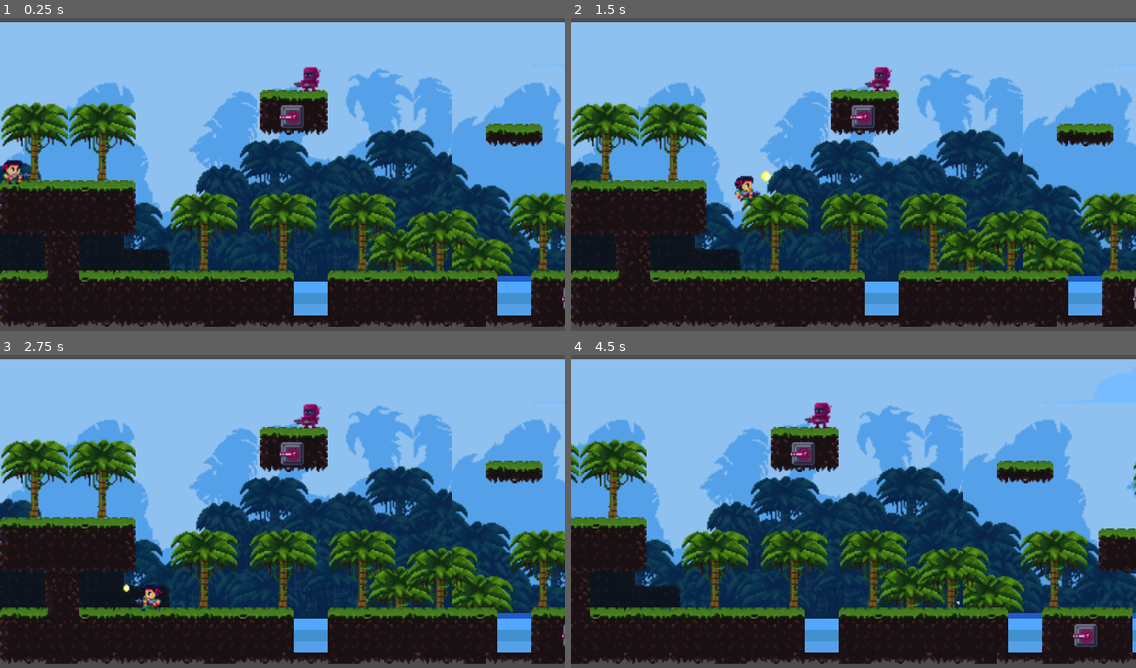
Above: before the commit, frames 1-4 (two rows, left to right).
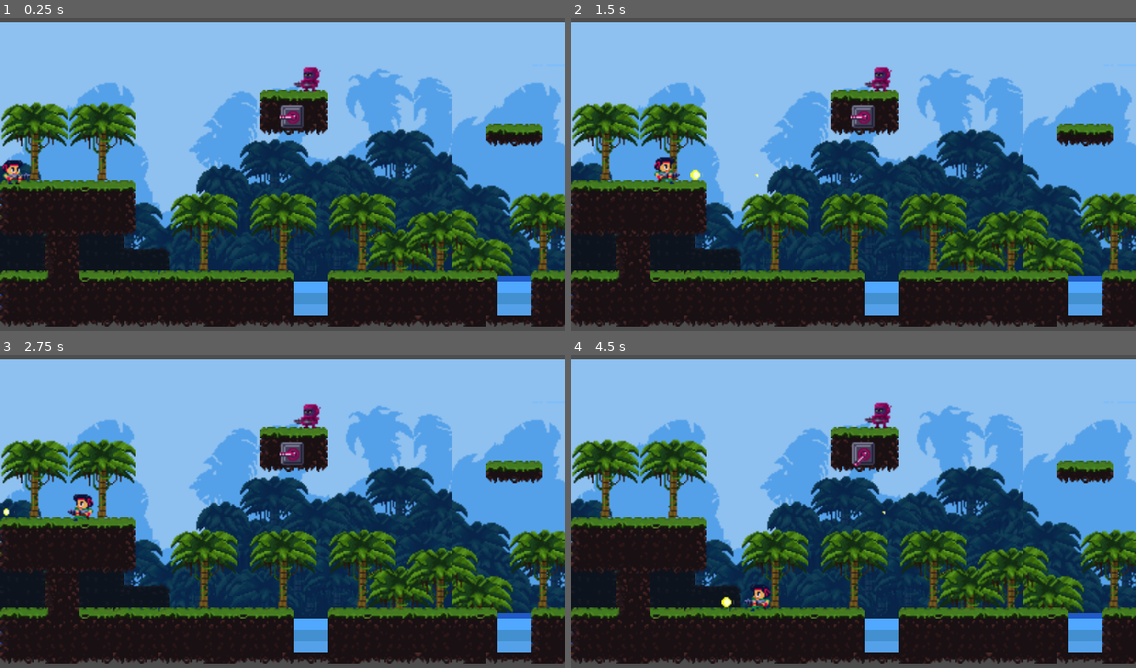
Above: after the commit, the same moments.

Repository: YugeCse/first-blood
Game: Godot game, scene res://scenes/tscns/main_scene.tscn
Two runs of this game, one before a commit and one after it. Both use one fixed random seed, a clock stepped at 60 frames per second and the inputs below.
Inputs:
- Up to frame 1 (0.25 s): no input
- Up to frame 2 (1.5 s): hold Right (ui_right) from 0.53 s (still down); tap K (ui_shoot) at 0.6, 1.35 s
- Up to frame 3 (2.75 s): release Right (ui_right) at 2.03 s; hold Left (ui_left) from 2.03 s (still down); tap K (ui_shoot) at 2.1 s
- Up to frame 4 (4.5 s): release Left (ui_left) at 2.78 s; hold Right (ui_right) 2.78-4.28 s; tap K (ui_shoot) at 2.85, 3.6, 4.35 s; hold Left (ui_left) from 4.28 s (still down)

The runs differ from the first frame. In frame 1, less than 0.1% of the frame differs, in the area x 99-100%, y 86-94%; in frame 2, 0.7%; in frame 3, 0.6%; in frame 4, 46%, in the area x 0-100%, y 15-99%.

Commit message:
#处理炮台检测玩家，然后旋转不同的方向

Diff:
--- a/scenes/tscns/main_scene.tscn
+++ b/scenes/tscns/main_scene.tscn
@@ -2329,30 +2329,6 @@
 [node name="Turret" parent="Camera2D/EnemyContainer" instance=ExtResource("14_x4yan")]
 position = Vector2(207, 67)
 
-[node name="Turret2" parent="Camera2D/EnemyContainer" instance=ExtResource("14_x4yan")]
-position = Vector2(407, 196)
-
-[node name="Turret3" parent="Camera2D/EnemyContainer" instance=ExtResource("14_x4yan")]
-position = Vector2(710, 130)
-
-[node name="Turret4" parent="Camera2D/EnemyContainer" instance=ExtResource("14_x4yan")]
-position = Vector2(956, 171)
-
-[node name="Turret5" parent="Camera2D/EnemyContainer" instance=ExtResource("14_x4yan")]
-position = Vector2(1245, 76)
-
-[node name="Turret6" parent="Camera2D/EnemyContainer" instance=ExtResource("14_x4yan")]
-position = Vector2(1302, 76)
-
-[node name="Turret7" parent="Camera2D/EnemyContainer" instance=ExtResource("14_x4yan")]
-position = Vector2(1498, 166)
-
-[node name="Turret8" parent="Camera2D/EnemyContainer" instance=ExtResource("14_x4yan")]
-position = Vector2(1788, 92)
-
-[node name="Turret9" parent="Camera2D/EnemyContainer" instance=ExtResource("14_x4yan")]
-position = Vector2(1886, 124)
-
 [node name="Enemy" parent="Camera2D/EnemyContainer" instance=ExtResource("15_rf4d2")]
 position = Vector2(219, 38)
 
--- a/sprites/scripts/player.gd
+++ b/sprites/scripts/player.gd
@@ -7,13 +7,16 @@
 
 ## 玩家移动速度
 @export
-var speed: float = 120.0
+var speed: float = 60.0
 
 ## 玩家是否在跳跃中
 var is_jumping: bool = false
 
 ## 玩家跳跃计数器
 var jump_counter: int = 0
+
+## 玩家射击角度
+var shoot_degress: float = 0.0
 
 ## 玩家关联的精灵节点
 @onready
@@ -50,7 +53,6 @@
 		sprite.play('idle') #播放跳的动画
 	# 处理用户输入
 	var is_moving = false #是否正在移动
-	var shoot_degress = 0.0 #射击角度
 	var move_dir = Vector2.ZERO #移动方向
 	if Input.is_action_pressed('ui_left'):
 		is_moving = true
@@ -83,7 +85,7 @@
 	# 如果需要调试碰撞，可以检查上一次滑动碰撞
 	var collider = get_last_slide_collision()
 	if collider: #发生了碰撞
-		print('玩家与其他实体发生了碰撞💥')
+		pass # print('玩家与其他实体发生了碰撞💥')
 	# 处理子弹发射的相关逻辑
 	if Input.is_action_just_pressed('ui_shoot'):
 		if not is_moving:
@@ -119,13 +121,13 @@
 	var direction = Vector2(cos(angle_radians),\
 		sin(angle_radians)).normalized()
 	print('玩家发射的方向数据是：', direction)
-	print('玩家输入的角度是：{}, {}', [degress, angle_radians])
+	print('玩家输入的角度是：', degress, ', ', angle_radians)
 	var bullet = bullet_resource.instantiate() as PlayerBullet
 	var offset = Vector2.ZERO
 	if degress == 0.0:
 		offset = Vector2(15.0, 5.0)
 	elif degress == 180.0:
-		offset = -Vector2(15.0, 5.0)
+		offset = Vector2(-15.0, 5.0)
 	bullet.direction = direction
 	bullet.global_position = global_position + offset
 	get_tree().current_scene.add_child_to_camera(bullet)
--- a/sprites/scripts/turret.gd
+++ b/sprites/scripts/turret.gd
@@ -1,5 +1,8 @@
 ## 炮台组件
 class_name Turret extends StaticBody2D
+
+## 被检测的玩家
+var spy_player: Player
 
 @onready
 var sprite = $Sprite2D
@@ -11,16 +14,53 @@
 	sprite.play('left') #方向朝向玩家来的方向
 
 func _physics_process(delta: float) -> void:
-	pass
+	if spy_player: #检测到玩家
+		var dir = spy_player.global_position\
+			.direction_to(global_position)
+		var degress = rad_to_deg(dir.angle())
+		if abs(dir.x) > abs(dir.y):
+			var x = dir.x
+			if x > 0:
+				if degress > 25:
+					sprite.play('left_up')
+				elif degress < -25:
+					sprite.play('left_down')
+				else: sprite.play('left')
+			else:
+				if degress < 110:
+					sprite.play('right_down')
+				elif degress < 160:
+					sprite.play('right_up')
+				else: sprite.play('right')
+		else:
+			var y = dir.y
+			if y > 0:
+				if degress > 25:
+					sprite.play('left_up')
+				elif degress < -25:
+					sprite.play('right_up')
+				else: sprite.play('up')
+			else:
+				print('位置： ', y, ', ', degress)
+				if degress < -110:
+					sprite.play('right_down')
+				elif degress > -70:
+					sprite.play('left_down')
+				else: sprite.play('down')
+		print(name, '-玩家在坦克的角度：', degress, ', ', dir)
 
 func _on_detector_area_2d_area_entered(area: Area2D) -> void:
 	var area_parent = area.get_parent()
 	if not area_parent: return
-	if area_parent is Player: #发现玩家
+	if area_parent is Player and\
+		not spy_player: #发现玩家
+		spy_player = area_parent
 		print('玩家进入监控范围！')
 
 func _on_detector_area_2d_area_exited(area: Area2D) -> void:
 	var area_parent = area.get_parent()
 	if not area_parent: return
-	if area_parent is Player: #发现玩家
+	if area_parent is Player and spy_player: #发现玩家
+		if area_parent == spy_player:
+			spy_player = null
 		print('玩家离开了监控范围！')
--- a/sprites/tscns/turret.tscn
+++ b/sprites/tscns/turret.tscn
@@ -27,6 +27,10 @@
 [sub_resource type="AtlasTexture" id="AtlasTexture_ey4vq"]
 atlas = ExtResource("2_bpepy")
 region = Rect2(0, 0, 18, 18)
+
+[sub_resource type="AtlasTexture" id="AtlasTexture_qyvr6"]
+atlas = ExtResource("2_bpepy")
+region = Rect2(126, 0, 18, 18)
 
 [sub_resource type="AtlasTexture" id="AtlasTexture_bpepy"]
 atlas = ExtResource("2_bpepy")
@@ -85,6 +89,14 @@
 }, {
 "frames": [{
 "duration": 1.0,
+"texture": SubResource("AtlasTexture_qyvr6")
+}],
+"loop": true,
+"name": &"left_down",
+"speed": 5.0
+}, {
+"frames": [{
+"duration": 1.0,
 "texture": SubResource("AtlasTexture_bpepy")
 }],
 "loop": true,
@@ -137,7 +149,7 @@
 
 [node name="Sprite2D" type="AnimatedSprite2D" parent="."]
 sprite_frames = SubResource("SpriteFrames_44tbv")
-animation = &"left"
+animation = &"down"
 autoplay = "left"
 
 [node name="CollisionShape2D" type="CollisionShape2D" parent="."]
Not shown: 1 places in sprites/tscns/turret.tscn that only renumber resources
